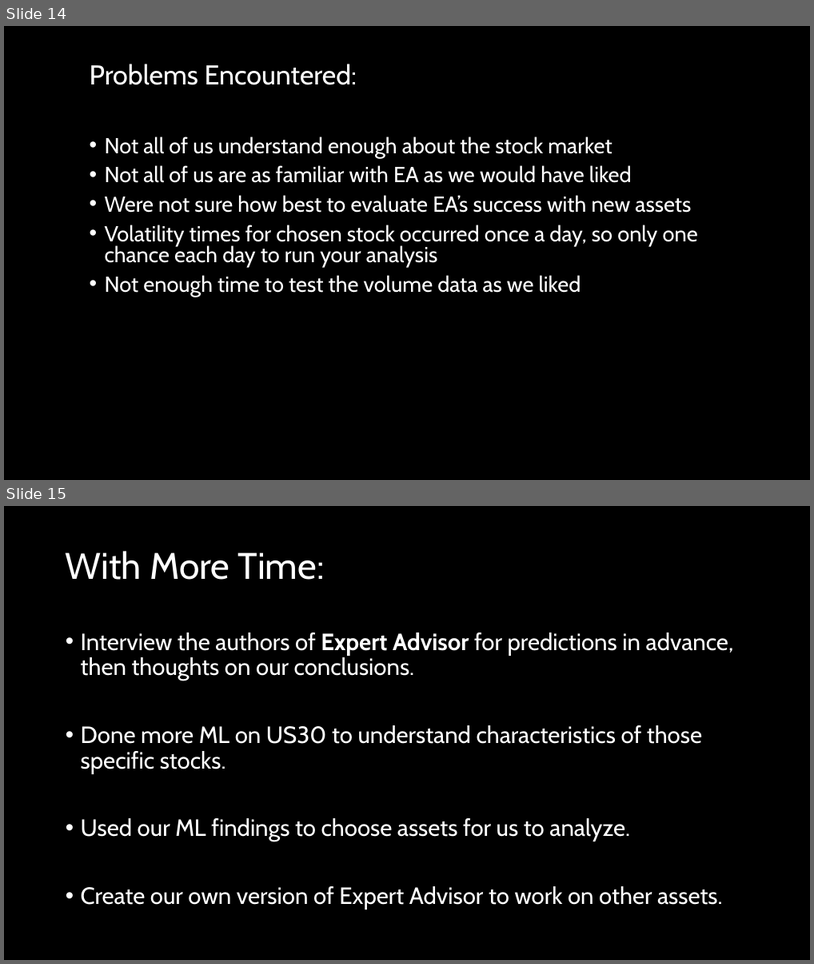
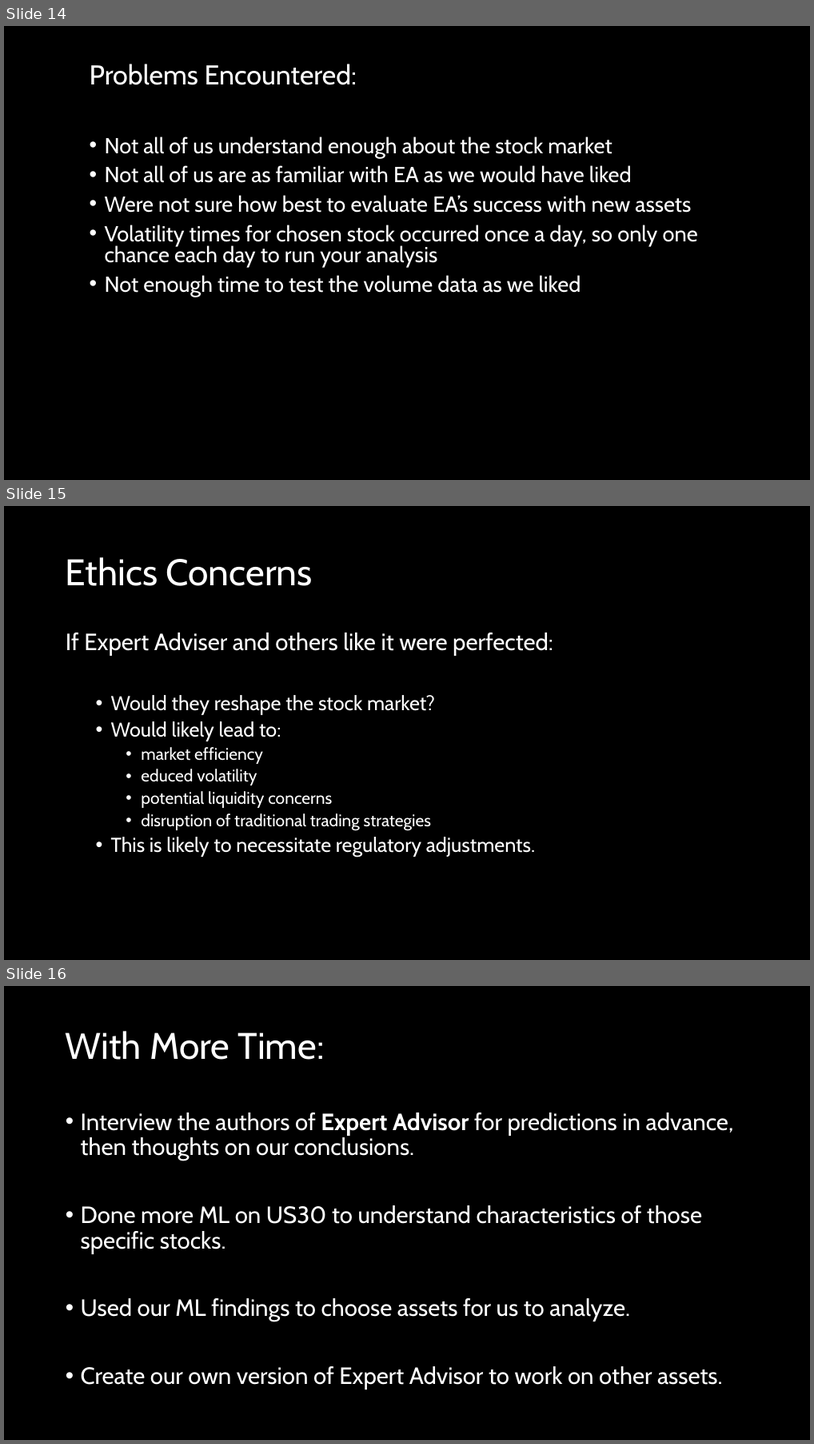
Before and after one commit to QueenofParts/Project2-Room2, a slide deck: Final Slide Show/Project Two, Group Two.pptx. Shown one above the other, each under a label of ours: slides 14 and 15 before the commit, slides 14, 15 and 16 after it. The pictures are 814x964 and 814x1444 pixels, drawn with LibreOffice and Linux fonts; fonts in the diff are those of the drawing; background and template pictures are left out; a plain dark background stands for a picture behind light text. Boxes give left, top, right and bottom in pixels: in the first picture for what was removed or moved away, otherwise in the second. Text is boxed around its words. In the diff, an @@ line names an element or a change of style, - is before the commit and + after.

```diff
--- a/Final Slide Show/Project Two, Group Two.pptx
+++ b/Final Slide Show/Project Two, Group Two.pptx
@@ slide 15 added at (x1=4, y1=506, x2=810, y2=960), background picture (left out) @@
@@ title added at (x1=66, y1=557, x2=313, y2=586), 44 pt, text #FFFFFF @@
+Ethics Concerns
@@ text added at (x1=66, y1=632, x2=554, y2=856), 20 pt, text #FFFFFF @@
+If Expert Adviser and others like it were perfected:
+  • Would they reshape the stock market?
+  • Would likely lead to:
+    • market efficiency
+    • educed volatility
+    • potential liquidity concerns
+    • disruption of traditional trading strategies
+  • This is likely to necessitate regulatory adjustments.
@@ what was slide 15 is now slide 16 @@
```
Also in this commit, not shown: 4 slides changed.
